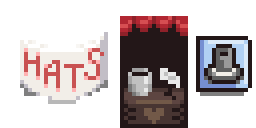
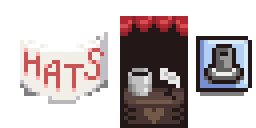
Revision of a layered 256px x 128px image; what changed, layer by layer:
painted on "notwinter" over [96, 36, 100, 40]
